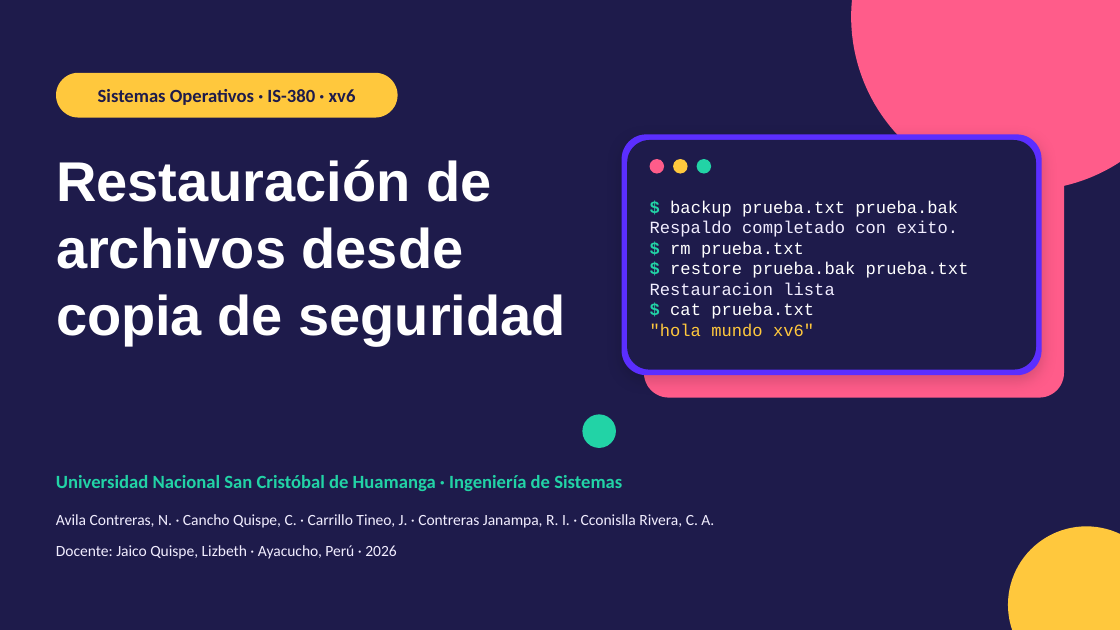
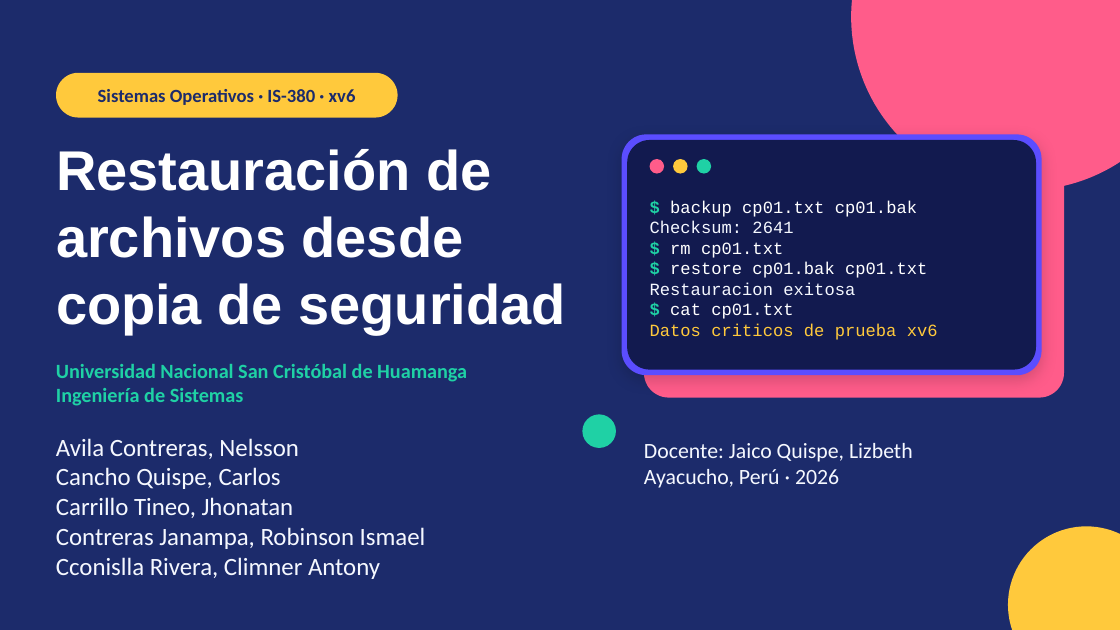
Before and after one commit to jhonatancarrillo/xv6-trabajoFinal, a slide deck: slide 1 of documentacion/restauracion_xv6_canva.pptx. Drawn at 1120x630 pixels with LibreOffice and Linux fonts; fonts in the diff are those of the drawing. Boxes give left, top, right and bottom in pixels: in the first picture for what was removed or moved away, otherwise in the second. Text is boxed around its words. In the diff, an @@ line names an element or a change of style, - is before the commit and + after.

```diff
--- a/documentacion/restauracion_xv6_canva.pptx
+++ b/documentacion/restauracion_xv6_canva.pptx
@@ background #1E1B4B to #1C2B6B @@
@@ text "Sistemas Operativos · IS-380 · ..." at <box>98,89,356,105</box>: text colour #1E1B4B to #1C2B6B @@
@@ rounded rectangle at <box>56,73,398,118</box>: fill #FFC83D to #FFC93C @@
@@ title "Restauración de archivos desde copia ...": place and size @@
-title "Restauración de archivos desde copia ..." at <box>56,160,565,345</box>
+title "Restauración de archivos desde copia ..." at <box>56,149,565,334</box>
@@ rounded rectangle at <box>622,134,1042,375</box>: fill #5B2EFF to #5B4DFF @@
@@ rounded rectangle at <box>627,140,1036,370</box>: fill #1E1B4B to #121A4F @@
@@ text at <box>650,200,938,340</box>: text changed @@
-$ backup prueba.txt prueba.bak
-Respaldo completado con exito.
-$ rm prueba.txt
-$ restore prueba.bak prueba.txt
-Restauracion lista
-$ cat prueba.txt
-"hola mundo xv6"
+$ backup cp01.txt cp01.bak
+Checksum: 2641
+$ rm cp01.txt
+$ restore cp01.bak cp01.txt
+Restauracion exitosa
+$ cat cp01.txt
+Datos criticos de prueba xv6
@@ text at <box>56,364,467,406</box>: text changed; size 12 to 13 pt; text colour #22D3A6 to #1FD1A5 @@
-Universidad Nacional San Cristóbal de Huamanga · Ingeniería de Sistemas
+Universidad Nacional San Cristóbal de Huamanga
+Ingeniería de Sistemas
@@ ellipse at <box>582,414,616,448</box>: fill #22D3A6 to #1FD1A5 @@
@@ text at <box>56,438,426,579</box>: text changed; size 10 to 16 pt; text colour #F1EDFF to #F5F8FF @@
-Avila Contreras, N. · Cancho Quispe, C. · Carrillo Tineo, J. · Contreras Janampa, R. I. · Cconislla Rivera, C. A.
+Avila Contreras, Nelsson
+Cancho Quispe, Carlos
+Carrillo Tineo, Jhonatan
+Contreras Janampa, Robinson Ismael
+Cconislla Rivera, Climner Antony
@@ text at <box>644,443,913,488</box>: text changed; size 10 to 14 pt; text colour #F1EDFF to #F5F8FF @@
-Docente: Jaico Quispe, Lizbeth · Ayacucho, Perú · 2026
+Docente: Jaico Quispe, Lizbeth
+Ayacucho, Perú · 2026
@@ ellipse at <box>1008,526,1120,630</box>: fill #FFC83D to #FFC93C @@
```
Also in this commit, not shown: 12 other slides changed, 6 slides added, 1 slide removed.
